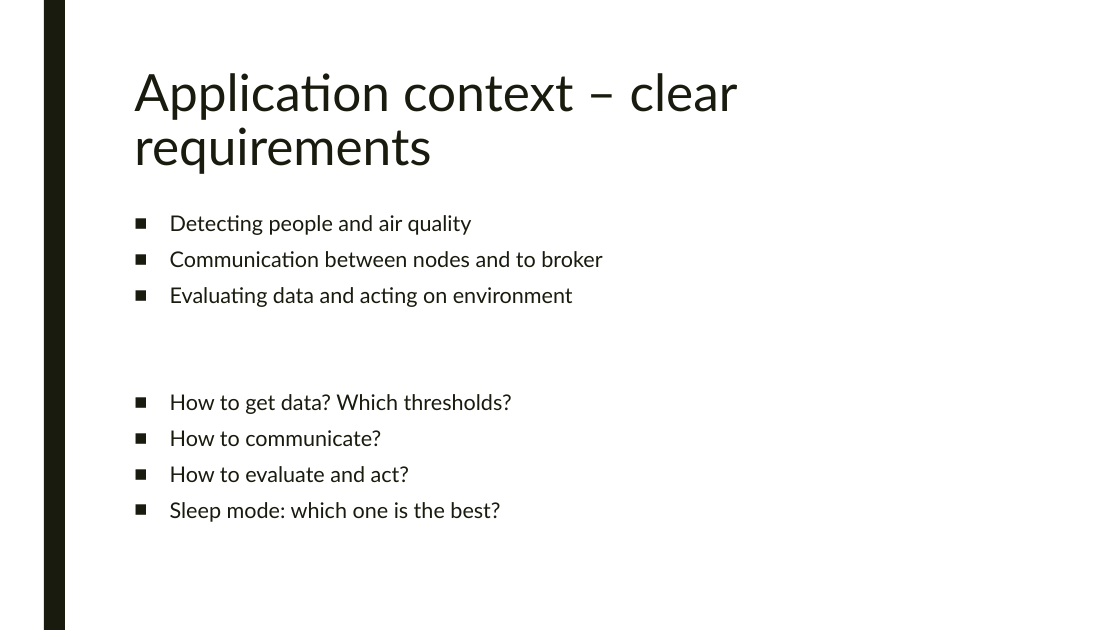
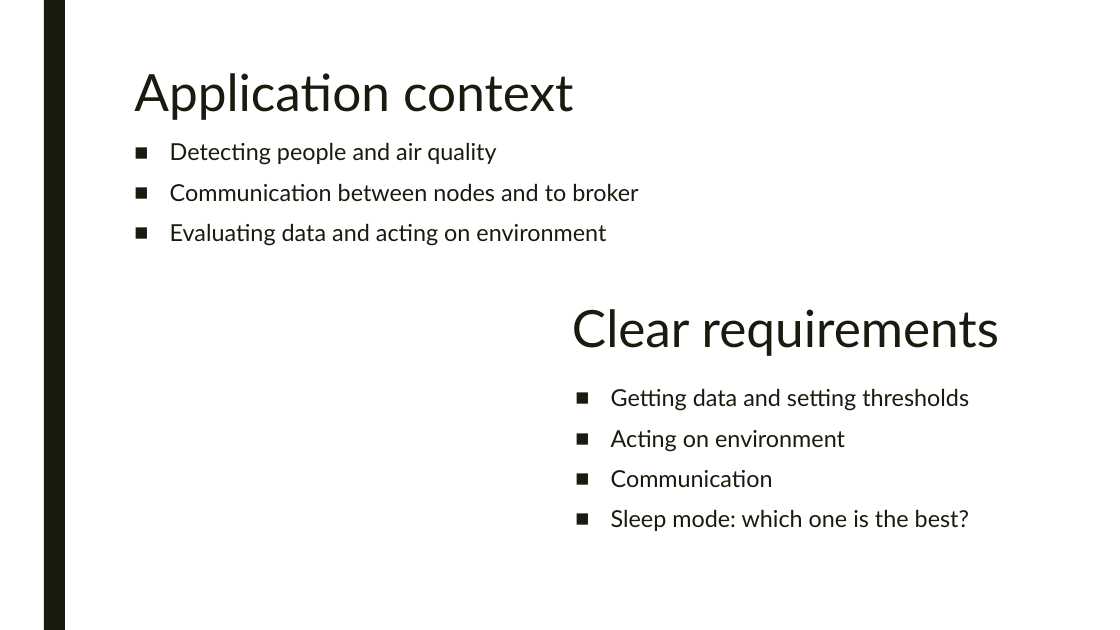
Before and after one commit to LorenzoPecorari/iot_project, a slide deck: slide 2 of presentation/intermediate_pres.pptx. Drawn at 1120x630 pixels with LibreOffice and Linux fonts; fonts in the diff are those of the drawing; background and template pictures are left out. Boxes give left, top, right and bottom in pixels: in the first picture for what was removed or moved away, otherwise in the second. Text is boxed around its words. In the diff, an @@ line names an element or a change of style, - is before the commit and + after.

```diff
--- a/presentation/intermediate_pres.pptx
+++ b/presentation/intermediate_pres.pptx
@@ title at [134,73,573,120]: text changed @@
-Application context – clear requirements
+Application context
@@ text "Detecting people and air quality": place and size @@
-text "Detecting people and air quality" at [170,215,602,522]
+text "Detecting people and air quality" at [170,142,638,246]
@@ text "Detecting people and air quality" at [170,142,638,246]: size 18.5 to 20 pt; line spacing 0.84 to 0.94 @@
@@ text added at [572,309,999,356], 44 pt, text #191B0E @@
+Clear requirements
@@ text added at [611,388,969,531], 20 pt, text #191B0E @@
+■ Getting data and setting thresholds
+■ Acting on environment
+■ Communication
+■ Sleep mode: which one is the best?
@@ text at [170,394,512,522]: paragraphs removed @@
-■ How to get data? Which thresholds?
-■ How to communicate?
-■ How to evaluate and act?
-■ Sleep mode: which one is the best?
```
Also in this commit, not shown: 4 other slides changed, 1 slide added.
